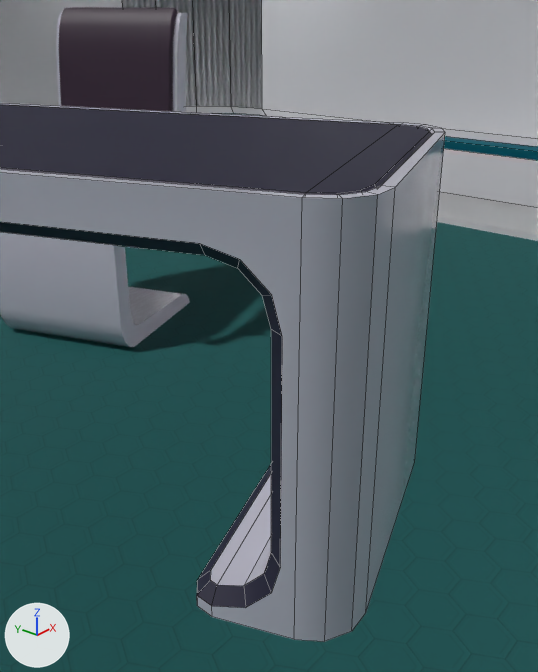
Before and after pictures for a commit that changed the Blender file environment/abandoned_spaceship/abandoned_spaceship_lab_room.blend.
Before and after are seen from a camera (50 mm lens) standing at (0.83, 0.816, 0.975) and looking at (1.667, 1.512, 0.492). The axes (+X, +Y, +Z) are drawn at lower left. The lights are the same throughout. The older version comes first. Mesh edges are drawn as thin lines on the coarser meshes.

Names of what the first picture shows: 'Chair.001', 'Room', 'Table'.
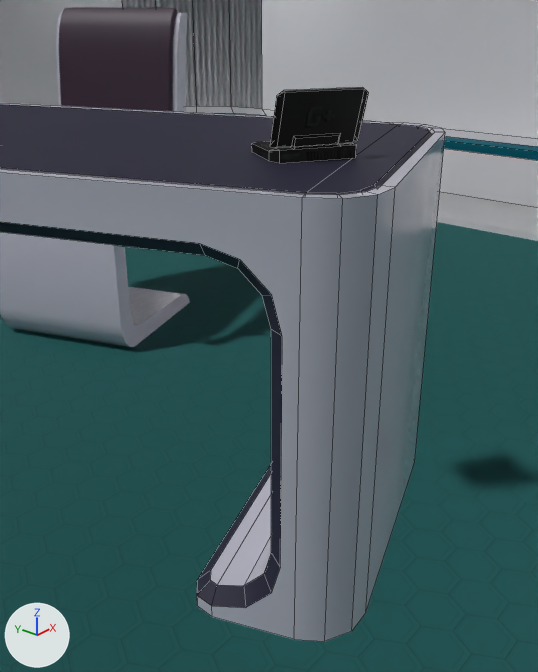
Commit message: added PDA to Lab Room

ob_body is not drawn itself; it is the parent of ob_lid.
ob_lid is not drawn itself; it is the parent of ob_screen.

Edits to the bpy script that builds the scene:
```text
Add img_pda_e_png:
    img_pda_e_png = load_image('pda_e.png', '../../furniture/pda/tex/pda_e.png', 512, 512, 'sRGB')
Add img_pda_n_png:
    img_pda_n_png = load_image('pda_n.png', '../../furniture/pda/tex/pda_n.png', 256, 256, 'Linear CIE-XYZ D65')
Add img_pda_png:
    img_pda_png = load_image('pda.png', '../../furniture/pda/tex/pda.png', 512, 512, 'sRGB')
Add mat_screen_static:
    mat_screen_static = diffuse_material('screen.static')
    mat_screen_static.base_color = (1.0, 1.0, 1.0)  # white #ffffff
Add mat_pda_tex:
    mat_pda_tex = bpy.data.materials.new('pda.tex')
    # uses the picture img_pda_e_png
    # uses the picture img_pda_n_png
    # uses the picture img_pda_png
Add me_cube_025:
    me_cube_025.from_pydata([(-0.0688, -0.085, -0.004), (0.0688, -0.085, -0.004), (0.0688, -0.013, -0.004), (-0.0688, -0.013, -0.004)], [], [(1, 0, 3, 2)])
    me_cube_025.polygons.foreach_set('use_smooth', [True] * 1)
    me_cube_025.materials.append(mat_screen_static)  # its picture is missing
Add me_cube_026:
    me_cube_026.from_pydata(...)  # 34 vertices, 25 faces; spans x -0.075..0.075, y -0.095..0.004, z -0.004..0.004
    me_cube_026.polygons.foreach_set('use_smooth', [True] * 25)
    # faces by material slot: [19, 6]
    me_cube_026.materials.append(mat_pda_tex)
    me_cube_026.materials.append(mat_pda_tex)
Add me_cube_027:
    me_cube_027.from_pydata(...)  # 36 vertices, 26 faces; spans x -0.075..0.075, y -0.05..0.058, z -0.01..0.013
    me_cube_027.polygons.foreach_set('use_smooth', [True] * 26)
    me_cube_027.materials.append(mat_pda_tex)
Add col_pda:
    col_pda = bpy.data.collections.new('pda')
    col_pda.objects.link(ob_body)
    col_pda.objects.link(ob_lid)
    col_pda.objects.link(ob_screen)
Add ob_screen:
    ob_screen = bpy.data.objects.new('screen', me_cube_025)
    ob_screen.parent = ob_lid
    ob_screen.matrix_parent_inverse = Matrix(((1.0, 0.0, 0.0, 0.0), (0.0, -0.342, -0.94, 0.0237), (0.0, 0.94, -0.342, -0.0387), (0.0, 0.0, 0.0, 1.0)))
    ob_screen.location = (0.0, 0.0445, 0.009)
    ob_screen.rotation_euler = (-1.92, 0.0, 0.0)  # degrees (-110, 0, 0)
Add ob_lid:
    ob_lid = bpy.data.objects.new('lid', me_cube_026)
    ob_lid.parent = ob_body
    ob_lid.location = (0.0, 0.0445, 0.009)
    ob_lid.rotation_euler = (-1.92, 0.0, 0.0)  # degrees (-110, 0, 0)
Add ob_body:
    ob_body = bpy.data.objects.new('body', me_cube_027)
    ob_body.location = (0.0, 0.0, 0.0)
Add ob_pda:
    ob_pda = bpy.data.objects.new('pda', None)
    ob_pda.location = (1.821, 1.566, 0.76)
    ob_pda.rotation_euler = (0.0, 0.0, 2.618)  # degrees (0, 0, 150)
    ob_pda.instance_type = 'COLLECTION'
    ob_pda.instance_collection = col_pda
```

Changed parts and their boxes (x1, y1, x2, y2) in the pictures (538 x 672 px):
'pda', added
    after: (252, 87, 369, 163)
